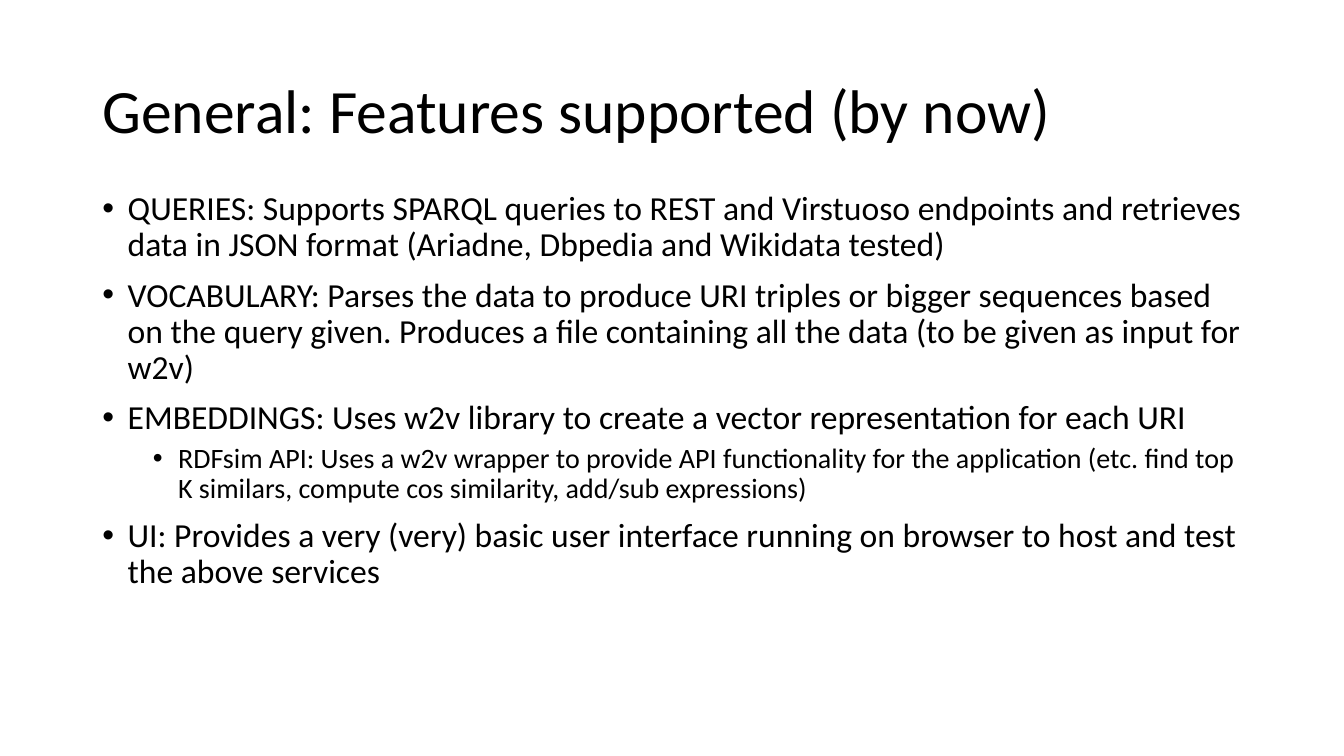
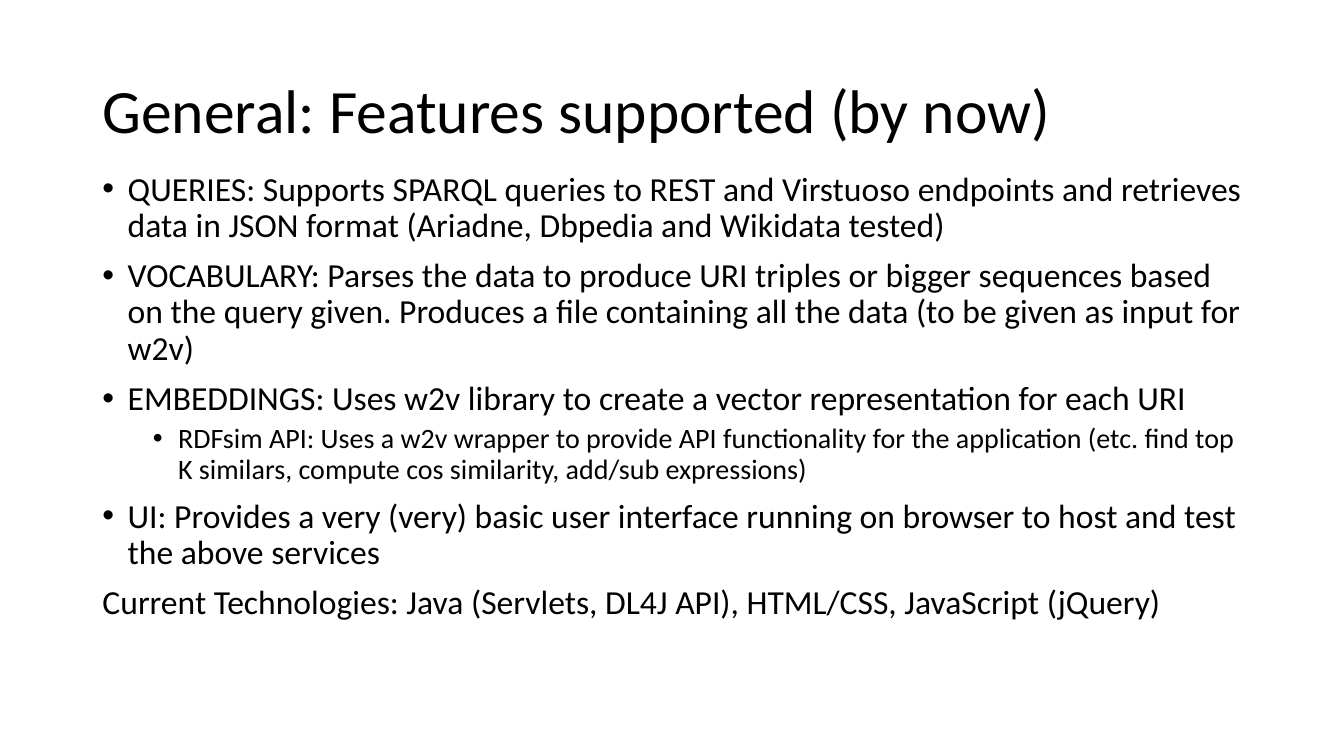
Before and after one commit to MChatzakis/RDFsim, a slide deck: slide 2 of RDFsim/presentationStaff/RDFsim.pptx. Drawn at 1344x756 pixels with LibreOffice and Linux fonts; fonts in the diff are those of the drawing. Boxes give left, top, right and bottom in pixels: in the first picture for what was removed or moved away, otherwise in the second. Text is boxed around its words. In the diff, an @@ line names an element or a change of style, - is before the commit and + after.

```diff
--- a/RDFsim/presentationStaff/RDFsim.pptx
+++ b/RDFsim/presentationStaff/RDFsim.pptx
@@ text "QUERIES: Supports SPARQL queries to ..." moved from (x1=128, y1=196, x2=1241, y2=584) to (x1=102, y1=177, x2=1241, y2=620) @@
@@ text at (x1=102, y1=589, x2=1160, y2=620): paragraph added @@
+Current Technologies: Java (Servlets, DL4J API), HTML/CSS, JavaScript (jQuery)
```
Also in this commit, not shown: 4 other slides changed.
